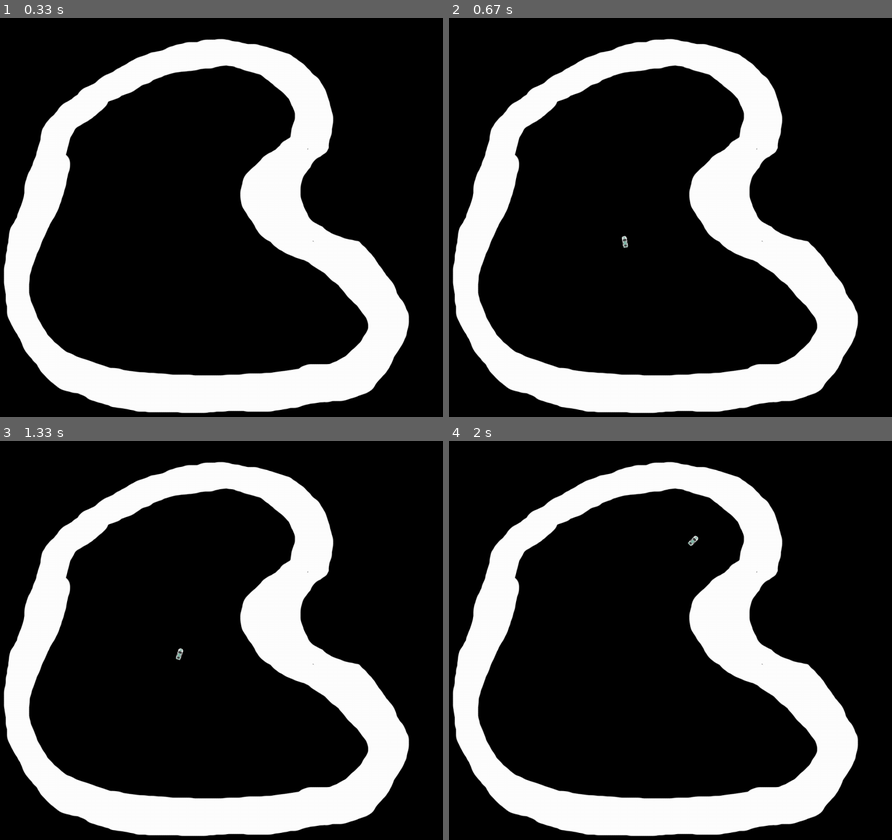
Above: before the commit, frames 1-4 (two rows, left to right).
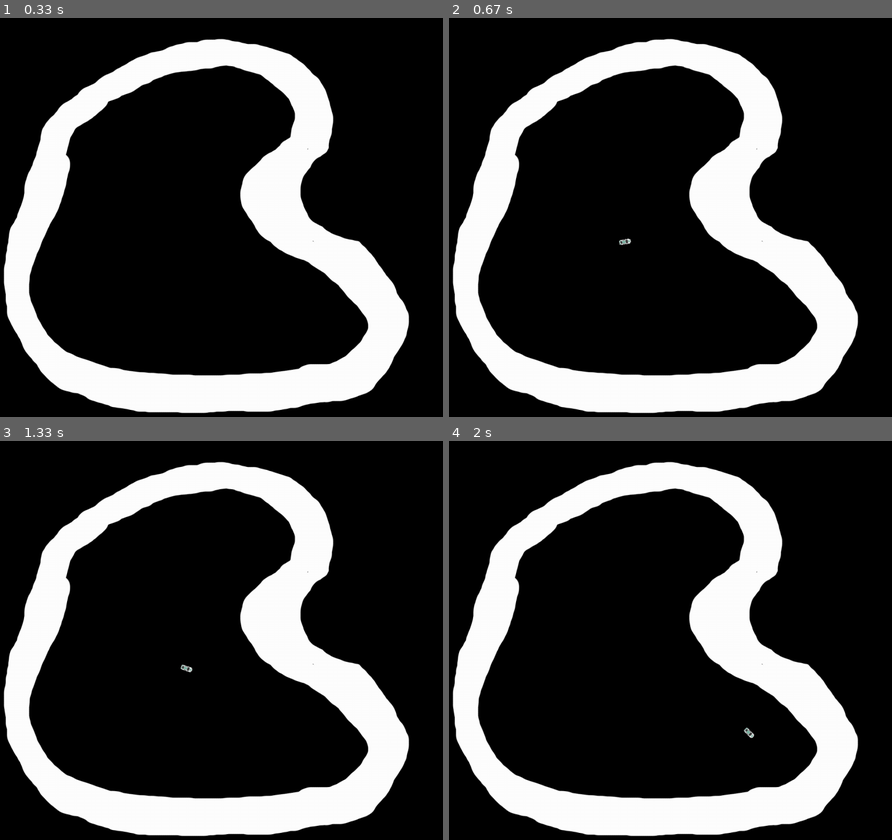
Above: after the commit, the same moments.

Repository: hlfshell/pygame_playground
Game: pygame game, started from game.py
Two runs of this game, one before a commit and one after it. Both use one fixed random seed, a clock stepped at 60 frames per second and the inputs below.
Inputs (mouse positions are in pixels of both pictures, inside the frame that each line leads up to):
- Up to frame 1 (0.33 s): no input
- Up to frame 2 (0.67 s): press the mouse at (626, 241) at 0.37 s; move the mouse to (719, 225) at 0.47 s; release the mouse at (812, 209) at 0.6 s
- Up to frame 3 (1.33 s): hold Right 0.67-1.13 s; move the mouse to (199, 672) at 0.7 s; hold Up from 1.17 s (still down)
- Up to frame 4 (2 s): release Up at 1.47 s; hold Right 1.5-1.97 s

Frame 1 is identical in both runs. In frame 2, less than 0.1% of the frame differs, in the area x 38-42%, y 54-58%; in frame 3, less than 0.1%, in the area x 39-44%, y 51-59%; in frame 4, less than 0.1%.

Commit message:
fix: car points in different direction - base rotation needed tweak

Diff:
--- a/game.py
+++ b/game.py
@@ -76,7 +76,7 @@
                         # Figure out our rotation angle from the new point
                         point = pygame.mouse.get_pos()
                         radians = math.atan2(point[0]-self._car_spawn_position[0], point[1]-self._car_spawn_position[1])
-                        self._car_spawn_rotation = math.degrees(radians)
+                        self._car_spawn_rotation = math.degrees(radians) - 90
 
     def set_checkpoints(self):
         pass
